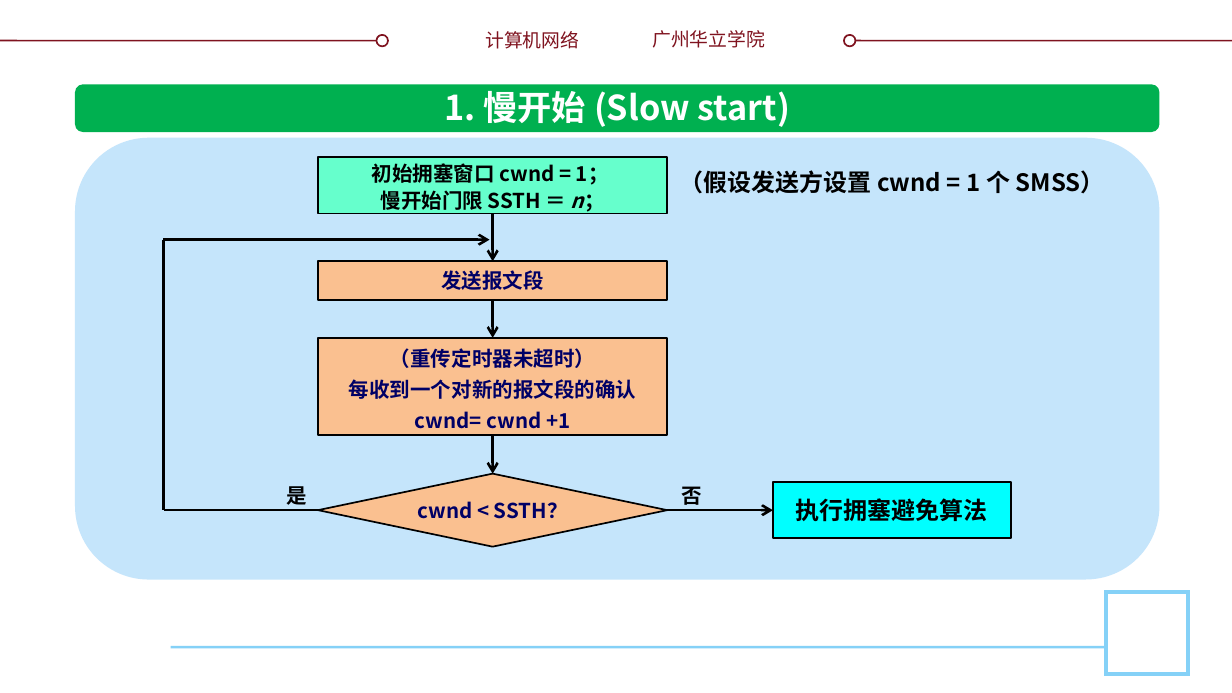
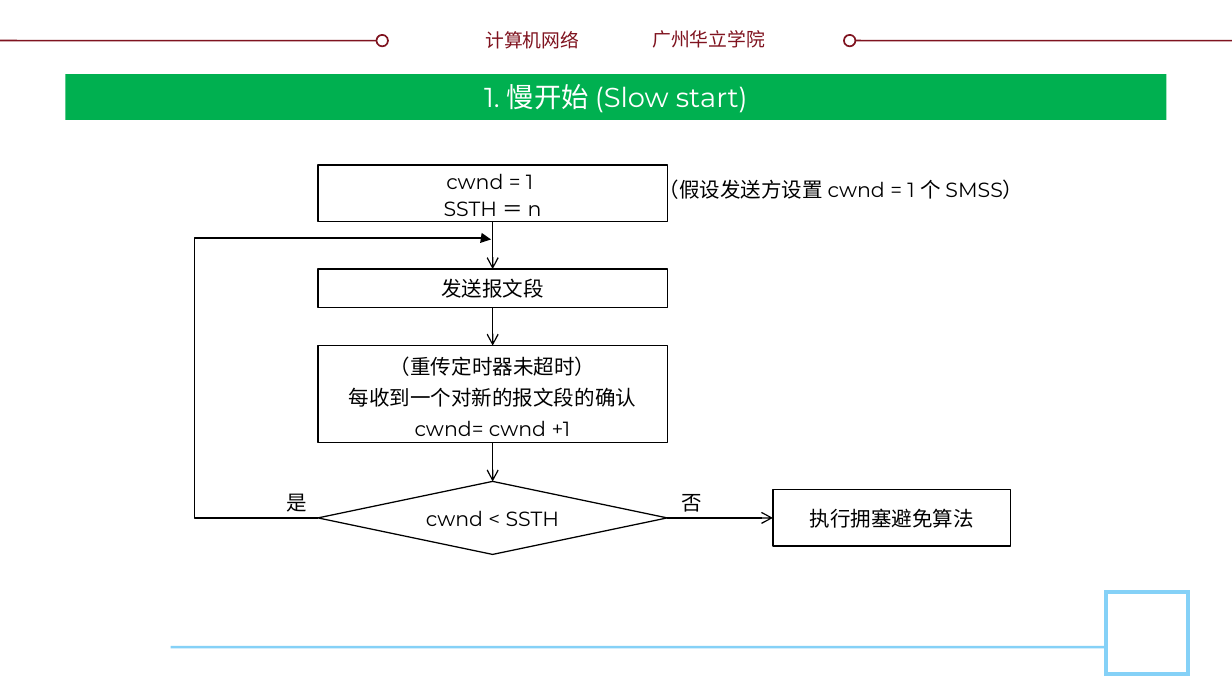
Before and after one commit to glplaman/glplaman.github.io, a slide deck: slide 151 of network/ppt/chap5.pptx. Drawn at 1232x693 pixels with LibreOffice and Linux fonts; fonts in the diff are those of the drawing; background and template pictures are left out. Boxes give left, top, right and bottom in pixels: in the first picture for what was removed or moved away, otherwise in the second. Text is boxed around its words. In the diff, an @@ line names an element or a change of style, - is before the commit and + after.

```diff
--- a/network/ppt/chap5.pptx
+++ b/network/ppt/chap5.pptx
@@ title "1. 慢开始 (Slow start)": place and size @@
-title "1. 慢开始 (Slow start)" at (444, 91, 790, 127)
+title "1. 慢开始 (Slow start)" at (65, 74, 1167, 120)
@@ title "1. 慢开始 (Slow start)" at (65, 74, 1167, 120): size 20 to 16 pt, font Noto Sans CJK SC to Montserrat, bold off; vertical alignment top to middle; fill none to #00B050 @@
@@ rounded rectangle removed at (75, 84, 1159, 132) @@
@@ rounded rectangle removed at (75, 138, 1159, 580) @@
@@ 2 texts, 2 arrows, 1 rectangle: place and size @@
-2 texts, 2 arrows, 1 rectangle at (286, 158, 772, 510)
+2 texts, 2 arrows, 1 rectangle at (286, 165, 772, 517)
@@ rectangle "cwnd = 1" at (318, 165, 667, 222): fill #66FFCC to none; outline #000000 1 pt to #000000 0.75 pt @@
@@ text in rectangle at (444, 173, 542, 222): text changed; font Noto Sans CJK SC to Montserrat; bold off @@
-初始拥塞窗口 cwnd = 1；
-慢开始门限 SSTH ＝ n；
+cwnd = 1
+SSTH ＝ n
@@ text "（假设发送方设置 cwnd = 1 个 ...": place and size @@
-text "（假设发送方设置 cwnd = 1 个 ..." at (679, 170, 1105, 194)
+text "（假设发送方设置 cwnd = 1 个 ..." at (659, 177, 1023, 203)
@@ text "（假设发送方设置 cwnd = 1 个 ..." at (659, 177, 1023, 203): size 14 to 12 pt, font Noto Sans CJK SC to Montserrat, bold off @@
@@ elbow arrow added from (318, 517) to (492, 239), #000000 0.75 pt @@
@@ 3 rectangles, 2 arrows, 1 diamond: place and size @@
-3 rectangles, 2 arrows, 1 diamond at (318, 213, 1010, 546)
+3 rectangles, 2 arrows, 1 diamond at (318, 222, 1010, 554)
@@ arrow (493, 222) - (493, 269): stroke #000000 1.5 pt to #000000 0.75 pt @@
@@ arrow removed from (164, 240) to (489, 240) @@
@@ line removed from (164, 240) to (164, 510) @@
@@ rectangle "发送报文段" at (318, 269, 667, 307): font Noto Sans CJK SC to Montserrat, text colour #000066 to #000000, bold off; fill #FAC090 to none; outline #000000 1 pt to #000000 0.75 pt @@
@@ arrow (493, 308) - (493, 346): stroke #000000 1.5 pt to #000000 0.75 pt @@
@@ rectangle "（重传定时器未超时）" at (318, 346, 667, 444): font Noto Sans CJK SC to Montserrat, text colour #000066 to #000000, bold off; fill #FAC090 to none; outline #000000 1 pt to #000000 0.75 pt @@
@@ arrow (493, 442) - (493, 482): stroke #000000 1.5 pt to #000000 0.75 pt @@
@@ text "是" at (286, 493, 307, 512): font Noto Sans CJK SC to Montserrat, bold off @@
@@ diamond "cwnd < SSTH" at (318, 482, 667, 554): fill #FAC090 to none; outline #000000 1 pt to #000000 0.75 pt @@
@@ text "否" at (682, 494, 703, 512): font Noto Sans CJK SC to Montserrat, bold off @@
@@ rectangle "执行拥塞避免算法" at (772, 490, 1010, 547): size 14 to 12 pt, font Noto Sans CJK SC to Montserrat, bold off; fill #00FFFF to none; outline #000000 1 pt to #000000 0.75 pt @@
@@ line removed from (388, 510) to (164, 510) @@
@@ text in diamond at (426, 510, 560, 526): text changed; font Noto Sans CJK SC to Montserrat; text colour #000066 to #000000; bold off @@
-cwnd < SSTH？
+cwnd < SSTH
@@ arrow (668, 517) - (772, 517): stroke #000000 1.5 pt to #000000 0.75 pt @@
```
Also in this commit, not shown: 71 other slides changed, 3 slides added, 15 other files.
